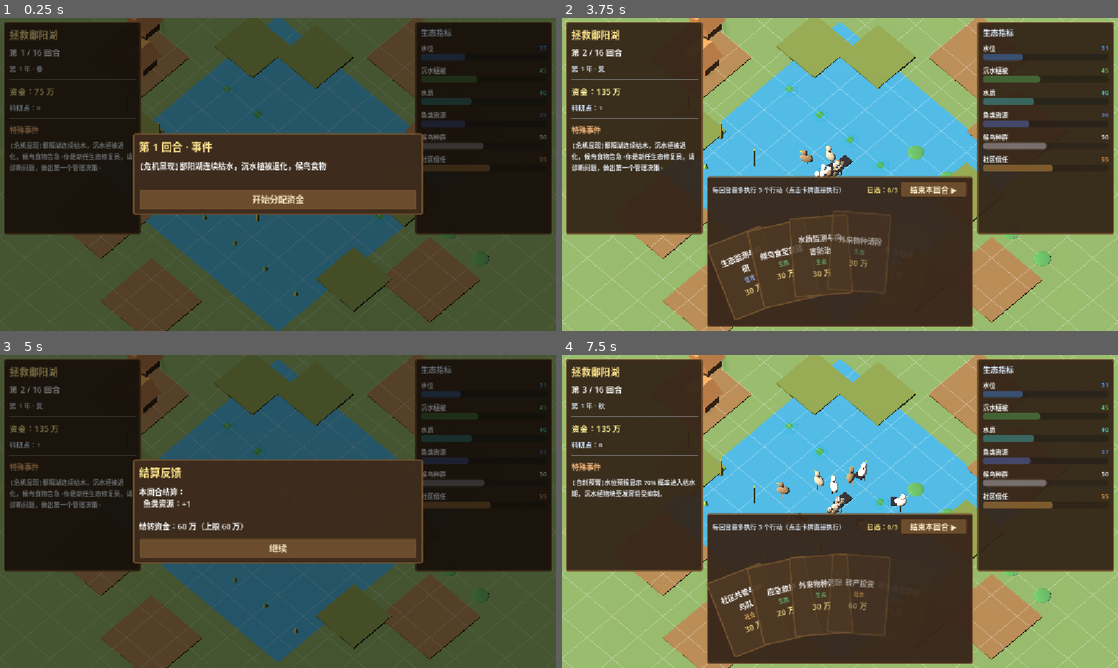
Above: before the commit, frames 1-4 (two rows, left to right).
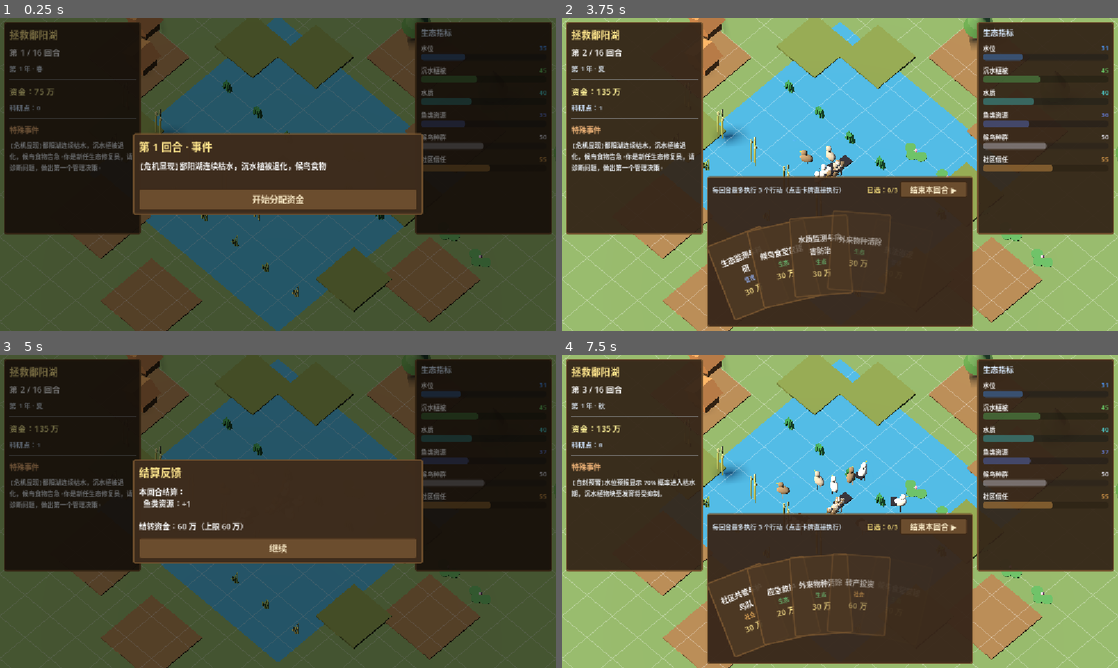
Above: after the commit, the same moments.

Repository: JoKanshin/poyanghu
Game: Godot game, scene res://scenes/main.tscn
The game is run twice, just before and just after one commit, with the same random seed, the same clock (stepped at 60 frames per second) and the same inputs.
Inputs (mouse positions are in pixels of both pictures, inside the frame that each line leads up to):
- Up to frame 1 (0.25 s): no input
- Up to frame 2 (3.75 s): click "开始分配资金" at 0.5 s; click "结束本回合 ▶" at 1.25 s; click "继续" at 2 s; click "收下（继续）" at 2.75 s; click "收下（继续）" at 3.5 s
- Up to frame 3 (5 s): click "结束本回合 ▶" at 4.25 s
- Up to frame 4 (7.5 s): click "继续" at 5 s; click "收下（继续）" at 5.75 s; tap Enter at 6.5 s; move the mouse to (962, 495) at 6.52 s; click (962, 495) at 6.67 s; click "开始分配资金" at 7.25 s

The runs differ from the first frame. In frame 1, 0.5% of the frame differs, in the area x 27-100%, y 0-90%; in frame 2, 1.0%, in the area x 25-100%, y 0-80%; in frame 3, 0.4%; in frame 4, 0.9%.

Commit message:
feat: 植物升级为组合模型 + 池杉 + 生长动画
- 新增池杉(乔木): 树干+三层锥形树冠，分布在岸边
- 植物从单几何体升级为组合模型:
  苦草=5片带状叶, 芦苇=4秆+穗, 莲=3浮叶+花, 草洲=6簇小锥
- 生长动画: 从地面纵向长出来(scale.y 0→1 + TRANS_BACK过冲 + 逐株错开30ms)
- 消退: 纵向缩回地面

Diff:
--- a/scripts/game_state.gd
+++ b/scripts/game_state.gd
@@ -89,6 +89,11 @@
 		"name": "苔草", "color": Color(0.42, 0.58, 0.30), "kind": "marsh",
 		"role": "草洲优势种，雁类的主要食物。",
 		"drivers": ["vegetation", "water_quality"],
+	},
+	"chishan": {
+		"name": "池杉", "color": Color(0.26, 0.46, 0.24), "kind": "tree",
+		"role": "岸边乔木，为候鸟提供筑巢与停歇的栖息地。",
+		"drivers": ["vegetation"],
 	},
 }
 
--- a/scripts/main.gd
+++ b/scripts/main.gd
@@ -516,42 +516,113 @@
 				tw2.tween_callback(func() -> void: rig.visible = false)
 
 
-## 为每种植物生成一组个体
+## 为每种植物生成一组个体（组合模型：根 Node3D + 多个几何体）
 func _build_plant_views(parent: Node3D) -> void:
 	for pid in GameState.PLANTS:
-		var meshes: Array = []
+		var rigs: Array = []
 		var kind: String = GameState.PLANTS[pid]["kind"]
 		for i in 14:
-			var mi := MeshInstance3D.new()
-			mi.visible = false
-			_build_plant_shape(mi, pid, kind)
-			parent.add_child(mi)
-			meshes.append(mi)
-		plant_views[pid] = {"meshes": meshes, "kind": kind}
-
-
-func _build_plant_shape(mi: MeshInstance3D, pid: String, kind: String) -> void:
+			var rig := Node3D.new()
+			rig.visible = false
+			_build_plant_model(rig, pid, kind)
+			parent.add_child(rig)
+			rigs.append(rig)
+		plant_views[pid] = {"rigs": rigs, "kind": kind}
+
+
+## 构建植物组合模型（比单几何体更有辨识度）
+func _build_plant_model(rig: Node3D, pid: String, kind: String) -> void:
 	var c: Color = GameState.PLANTS[pid]["color"]
-	mi.material_override = _mat(c)
 	match kind:
-		"submerged", "floating":
-			var sm := SphereMesh.new()
-			sm.radius = 0.4
-			sm.height = 0.6
-			mi.mesh = sm
-			mi.scale = Vector3(1.2, 0.3, 1.2)
+		"submerged":
+			# 苦草：水下丛生的带状叶片
+			for k in 5:
+				var leaf := MeshInstance3D.new()
+				var lm := BoxMesh.new()
+				lm.size = Vector3(0.08, 0.7, 0.18)
+				leaf.mesh = lm
+				leaf.material_override = _mat(c)
+				leaf.position = Vector3((k - 2) * 0.11, 0.35, (k % 2) * 0.08)
+				leaf.rotation.z = (k - 2) * 0.12
+				rig.add_child(leaf)
+		"floating":
+			# 莲：圆形浮叶 + 花
+			for k in 3:
+				var pad := MeshInstance3D.new()
+				var pm := CylinderMesh.new()
+				pm.top_radius = 0.32
+				pm.bottom_radius = 0.32
+				pm.height = 0.04
+				pad.mesh = pm
+				pad.material_override = _mat(c)
+				pad.position = Vector3((k - 1) * 0.42, 0.06, (k % 2) * 0.3)
+				rig.add_child(pad)
+			var flower := MeshInstance3D.new()
+			var fm := SphereMesh.new()
+			fm.radius = 0.09
+			fm.height = 0.18
+			flower.mesh = fm
+			flower.material_override = _mat(Color(0.92, 0.65, 0.78))
+			flower.position = Vector3(0, 0.22, 0)
+			rig.add_child(flower)
 		"emergent":
-			var cm := CylinderMesh.new()
-			cm.top_radius = 0.07
-			cm.bottom_radius = 0.09
-			cm.height = 2.2
-			mi.mesh = cm
-		"marsh":
-			var cm2 := CylinderMesh.new()
-			cm2.top_radius = 0.03
-			cm2.bottom_radius = 0.25
-			cm2.height = 0.7
-			mi.mesh = cm2
+			# 芦苇：多根细高秆 + 顶部穗
+			for k in 4:
+				var stalk := MeshInstance3D.new()
+				var sm := CylinderMesh.new()
+				sm.top_radius = 0.03
+				sm.bottom_radius = 0.045
+				sm.height = 1.9 + (k % 3) * 0.25
+				stalk.mesh = sm
+				stalk.material_override = _mat(c)
+				stalk.position = Vector3((k - 1.5) * 0.16, (1.9 + (k % 3) * 0.25) / 2.0, (k % 2) * 0.12)
+				rig.add_child(stalk)
+				var tassel := MeshInstance3D.new()
+				var tm := CylinderMesh.new()
+				tm.top_radius = 0.02
+				tm.bottom_radius = 0.07
+				tm.height = 0.32
+				tassel.mesh = tm
+				tassel.material_override = _mat(c.lightened(0.28))
+				tassel.position = Vector3((k - 1.5) * 0.16, 1.9 + (k % 3) * 0.25, (k % 2) * 0.12)
+				rig.add_child(tassel)
+		"tree":
+			# 池杉：树干 + 三层锥形树冠
+			var trunk := MeshInstance3D.new()
+			var trm := CylinderMesh.new()
+			trm.top_radius = 0.09
+			trm.bottom_radius = 0.16
+			trm.height = 1.6
+			trunk.mesh = trm
+			trunk.material_override = _mat(Color(0.36, 0.25, 0.16))
+			trunk.position = Vector3(0, 0.8, 0)
+			rig.add_child(trunk)
+			for layer in 3:
+				var canopy := MeshInstance3D.new()
+				var cm := CylinderMesh.new()
+				var r := 0.85 - layer * 0.22
+				cm.top_radius = 0.02
+				cm.bottom_radius = r
+				cm.height = 0.75
+				canopy.mesh = cm
+				canopy.material_override = _mat(c.lightened(layer * 0.08))
+				canopy.position = Vector3(0, 1.5 + layer * 0.55, 0)
+				rig.add_child(canopy)
+		_:  # marsh 草洲
+			# 草丛：一簇小锥
+			for k in 6:
+				var blade := MeshInstance3D.new()
+				var bm := CylinderMesh.new()
+				bm.top_radius = 0.01
+				bm.bottom_radius = 0.07
+				bm.height = 0.45 + (k % 3) * 0.15
+				blade.mesh = bm
+				blade.material_override = _mat(c.lightened((k % 3) * 0.06))
+				var ang := k * 1.05
+				blade.position = Vector3(cos(ang) * 0.14, (0.45 + (k % 3) * 0.15) / 2.0, sin(ang) * 0.14)
+				blade.rotation.z = cos(ang) * 0.22
+				blade.rotation.x = sin(ang) * 0.22
+				rig.add_child(blade)
 
 
 func _update_plant_views() -> void:
@@ -559,37 +630,30 @@
 		var pop: int = GameState.plant_pop.get(pid, 0)
 		var count: int = int(pop / 7.0)  # 0-100 → 0-14
 		var view: Dictionary = plant_views[pid]
-		var meshes: Array = view["meshes"]
+		var rigs: Array = view["rigs"]
 		var kind: String = view["kind"]
-		for i in meshes.size():
-			var mi: MeshInstance3D = meshes[i]
+		for i in rigs.size():
+			var rig: Node3D = rigs[i]
 			var should_show := i < count
-			if should_show and not mi.visible:
-				mi.visible = true
-				mi.position = _plant_position(pid, kind, i)
-				mi.scale = Vector3(0.01, 0.01, 0.01)
-				var tw := mi.create_tween()
+			if should_show and not rig.visible:
+				# 生长动画：从地面纵向"长出来"（高度 0→1 + 轻微过冲）
+				rig.visible = true
+				rig.position = _plant_position(pid, kind, i)
+				rig.scale = Vector3(1.0, 0.01, 1.0)
+				var tw := rig.create_tween()
 				tw.set_trans(Tween.TRANS_BACK).set_ease(Tween.EASE_OUT)
-				tw.tween_property(mi, "scale", _plant_scale(pid, kind), 0.45)
+				tw.tween_property(rig, "scale", Vector3.ONE, 0.55).set_delay(i * 0.03)
 			elif should_show:
 				# 已在显示：确保缩放正确（防止动画被打断后残留小尺寸）
-				var want := _plant_scale(pid, kind)
-				if mi.scale.x < want.x * 0.95:
-					mi.scale = want
-			elif not should_show and mi.visible:
-				var tw2 := mi.create_tween()
+				if rig.scale.y < 0.95:
+					rig.scale = Vector3.ONE
+					rig.position = _plant_position(pid, kind, i)
+			elif not should_show and rig.visible:
+				# 消退：纵向缩回地面
+				var tw2 := rig.create_tween()
 				tw2.set_trans(Tween.TRANS_CUBIC).set_ease(Tween.EASE_IN)
-				tw2.tween_property(mi, "scale", Vector3(0.01, 0.01, 0.01), 0.25)
-				tw2.tween_callback(func() -> void: mi.visible = false)
-
-
-## 植物原始缩放（用于弹性动画还原）
-func _plant_scale(pid: String, kind: String) -> Vector3:
-	match kind:
-		"submerged", "floating":
-			return Vector3(1.2, 0.3, 1.2)
-		_:
-			return Vector3.ONE
+				tw2.tween_property(rig, "scale", Vector3(1.0, 0.01, 1.0), 0.3)
+				tw2.tween_callback(func() -> void: rig.visible = false)
 
 
 func _plant_position(pid: String, kind: String, i: int) -> Vector3:
@@ -600,6 +664,9 @@
 			return Vector3(2 + (i % 5) * 2.5, 0.06, -4 + int(i / 5) * 2.5)
 		"emergent":
 			return Vector3(-9 + (i % 7) * 2.6, 0.5, 3 + int(i / 7) * 2.5)
+		"tree":
+			# 乔木在岸边 / 草洲外围
+			return Vector3(-13 + (i % 5) * 6.0, 0.0, -12 + int(i / 5) * 2.6)
 		_:
 			return Vector3(-8 + (i % 7) * 2.4, 0.05, 5 + int(i / 7) * 2.4)
 
